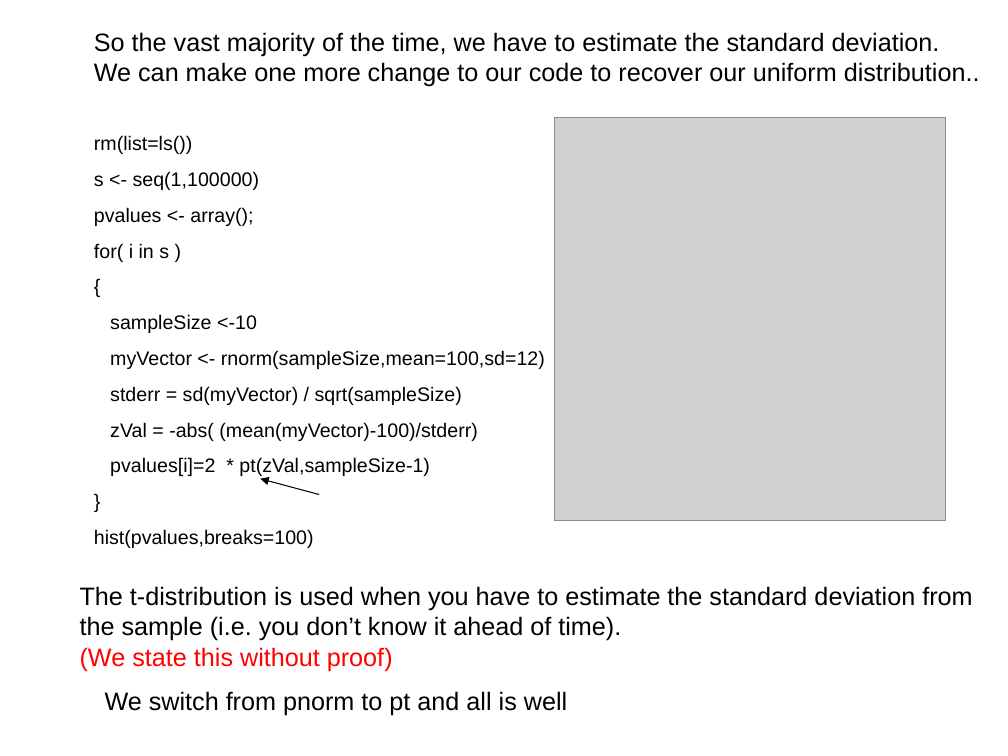
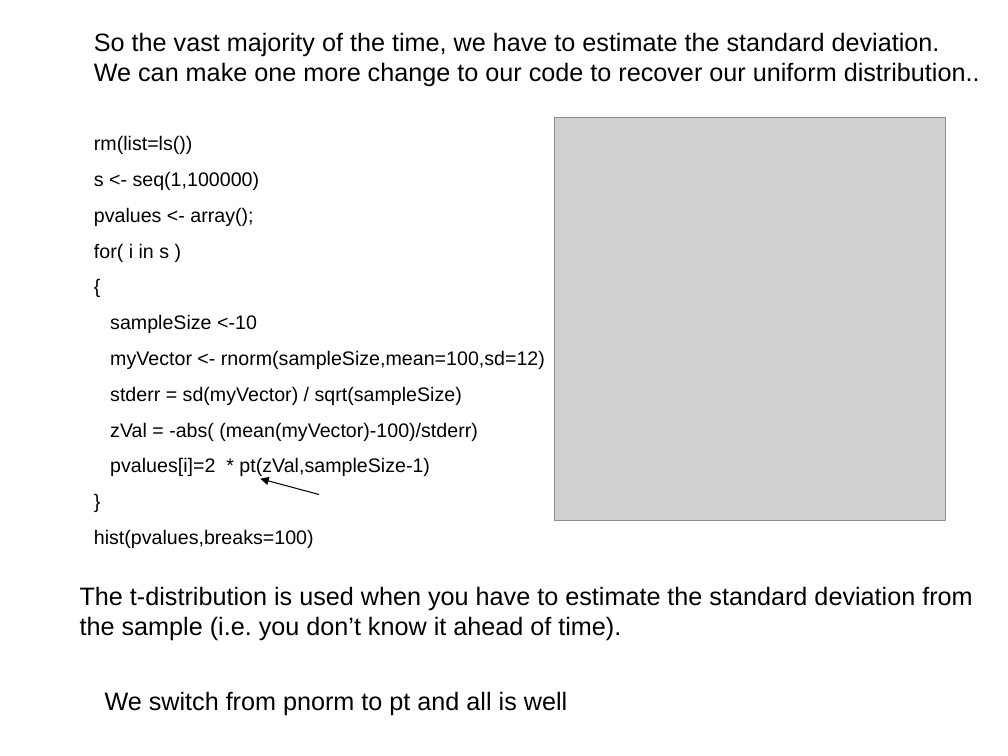
Before and after one commit to afodor/afodor.github.io, a slide deck: slide 50 of classes/stats2016/Lecture13.ppt (slide 48 before the commit). Drawn at 1008x756 pixels with LibreOffice and Linux fonts; fonts in the diff are those of the drawing; grey boxes stand for pictures. Boxes give left, top, right and bottom in pixels: in the first picture for what was removed or moved away, otherwise in the second. Text is boxed around its words. In the diff, an @@ line names an element or a change of style, - is before the commit and + after.

```diff
--- a/classes/stats2016/Lecture13.ppt
+++ b/classes/stats2016/Lecture13.ppt
@@ text at box(80, 647, 393, 671): paragraph removed @@
-(We state this without proof)
```
Also in this commit, not shown: 3 other slides changed, 2 slides added, 1 other file.
